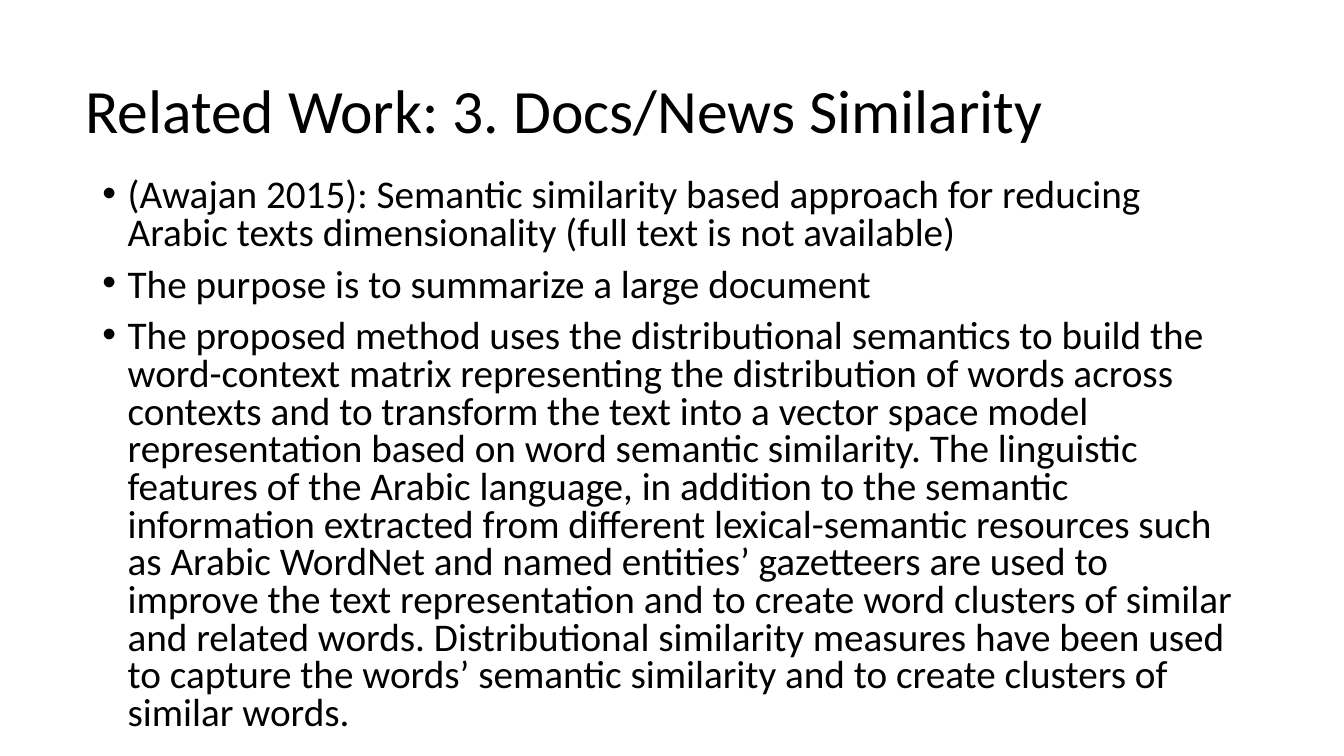
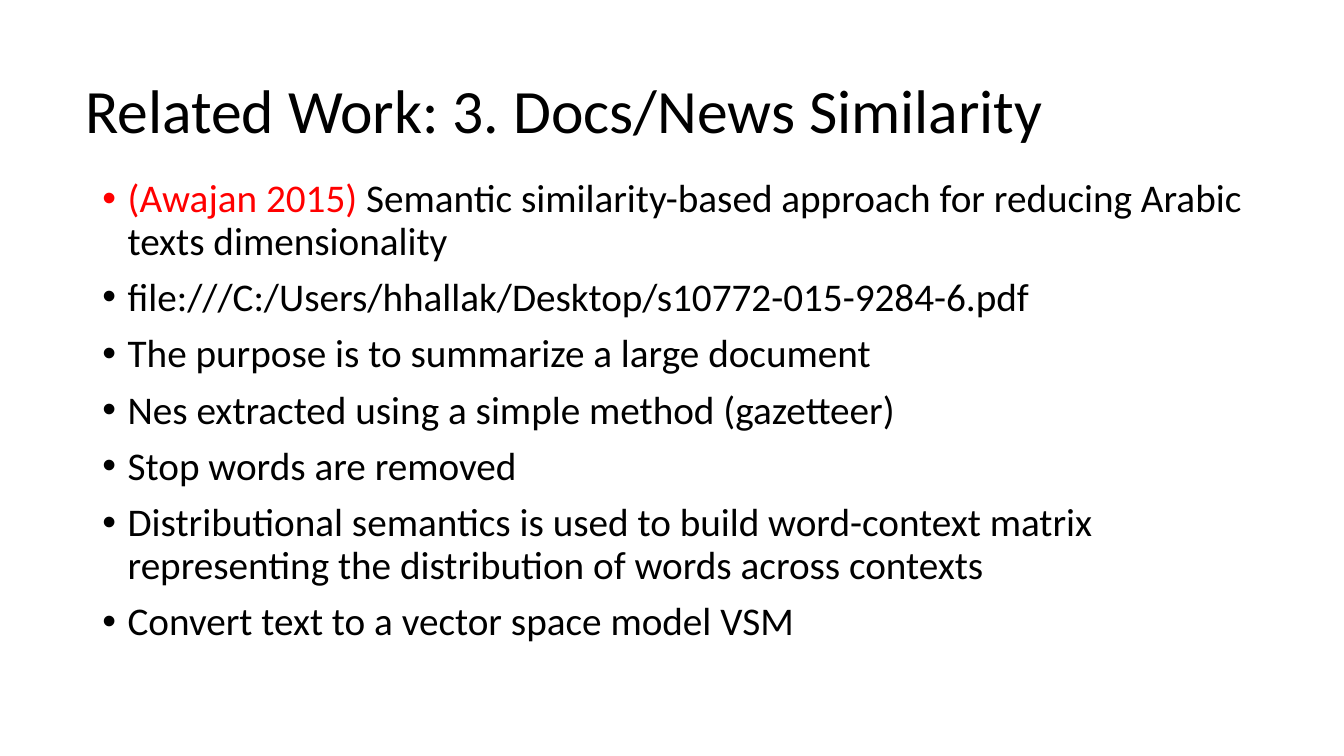
Before and after one commit to HussamHallak/TPDL2022, a slide deck: slide 11 of TPDL 2022 Paper Updates.pptx (slide 10 before the commit). Drawn at 1344x756 pixels with LibreOffice and Linux fonts; fonts in the diff are those of the drawing. Boxes give left, top, right and bottom in pixels: in the first picture for what was removed or moved away, otherwise in the second. Text is boxed around its words. In the diff, an @@ line names an element or a change of style, - is before the commit and + after.

```diff
--- a/TPDL 2022 Paper Updates.pptx
+++ b/TPDL 2022 Paper Updates.pptx
@@ text at box(128, 183, 1241, 318): text changed @@
-• (Awajan 2015): Semantic similarity based approach for reducing Arabic texts dimensionality (full text is not available)
+• (Awajan 2015) Semantic similarity-based approach for reducing Arabic texts dimensionality
+• file:///C:/Users/hhallak/Desktop/s10772-015-9284-6.pdf
@@ text at box(128, 339, 870, 374): line spacing 0.8 to 0.9 @@
@@ text at box(128, 395, 1092, 642): text changed @@
-• The proposed method uses the distributional semantics to build the word-context matrix representing the distribution of words across contexts and to transform the text into a vector space model representation based on word semantic similarity. The linguistic features of the Arabic language, in addition to the semantic information extracted from different lexical-semantic resources such as Arabic WordNet and named entities’ gazetteers are used to improve the text representation and to create word clusters of similar and related words. Distributional similarity measures have been used to capture the words’ semantic similarity and to create clusters of similar words.
+• Nes extracted using a simple method (gazetteer)
+• Stop words are removed
+• Distributional semantics is used to build word-context matrix representing the distribution of words across contexts
+• Convert text to a vector space model VSM
```
Also in this commit, not shown: 5 other slides changed, 6 slides added.
